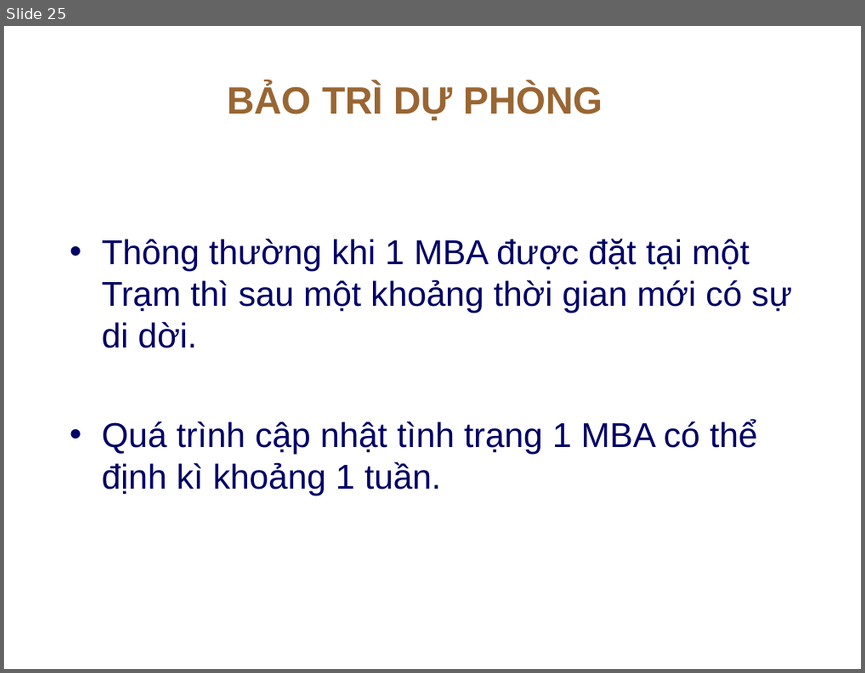
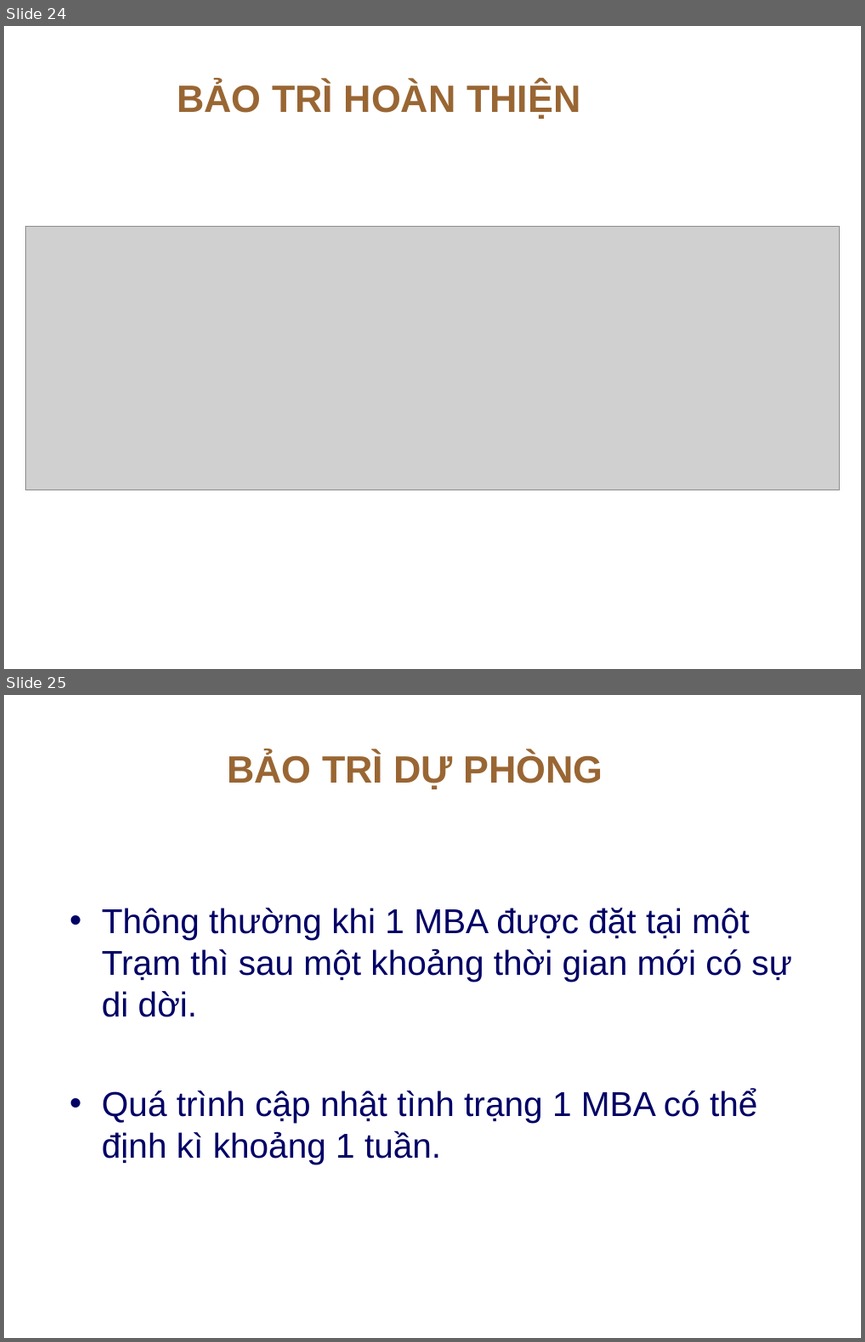
Before and after one commit to thanhphi0127/manager-configuration, a slide deck: doc/baitapso2/BAOTRI_BAITAP2.ppt. Shown one above the other, each under a label of ours: slide 25 before the commit, slides 24 and 25 after it. The pictures are 865x673 and 865x1342 pixels, drawn with LibreOffice and Linux fonts; fonts in the diff are those of the drawing; grey boxes stand for pictures; background and template pictures are left out. Boxes give left, top, right and bottom in pixels: in the first picture for what was removed or moved away, otherwise in the second. Text is boxed around its words. In the diff, an @@ line names an element or a change of style, - is before the commit and + after.

```diff
--- a/doc/baitapso2/BAOTRI_BAITAP2.ppt
+++ b/doc/baitapso2/BAOTRI_BAITAP2.ppt
@@ slide 24 added at box(4, 26, 861, 669), background picture (left out) @@
@@ title added at box(177, 82, 580, 119), 32 pt, text #996633, bold @@
+BẢO TRÌ HOÀN THIỆN
@@ picture added at box(25, 226, 840, 489) @@
```
Also in this commit, not shown: 1 slide changed.
